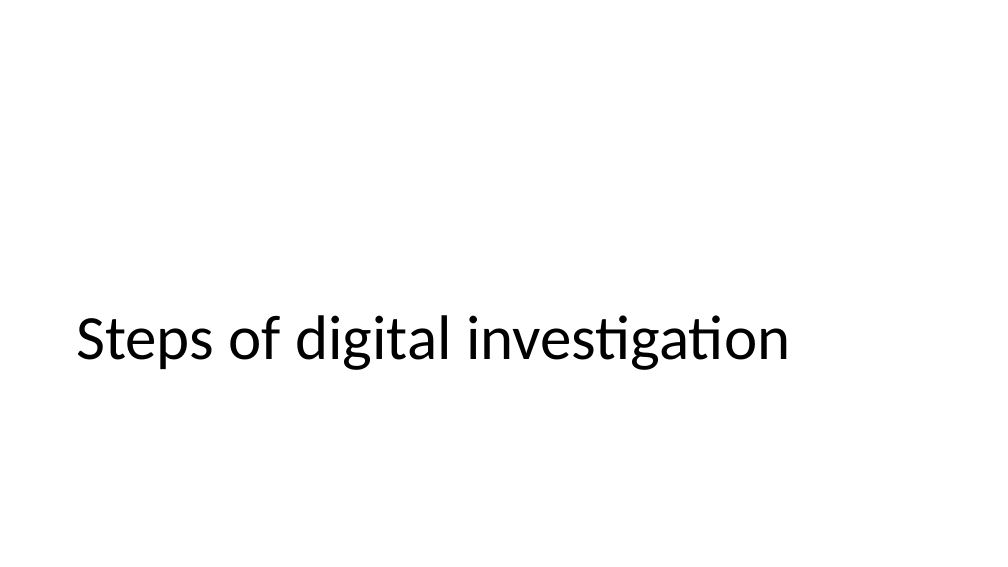
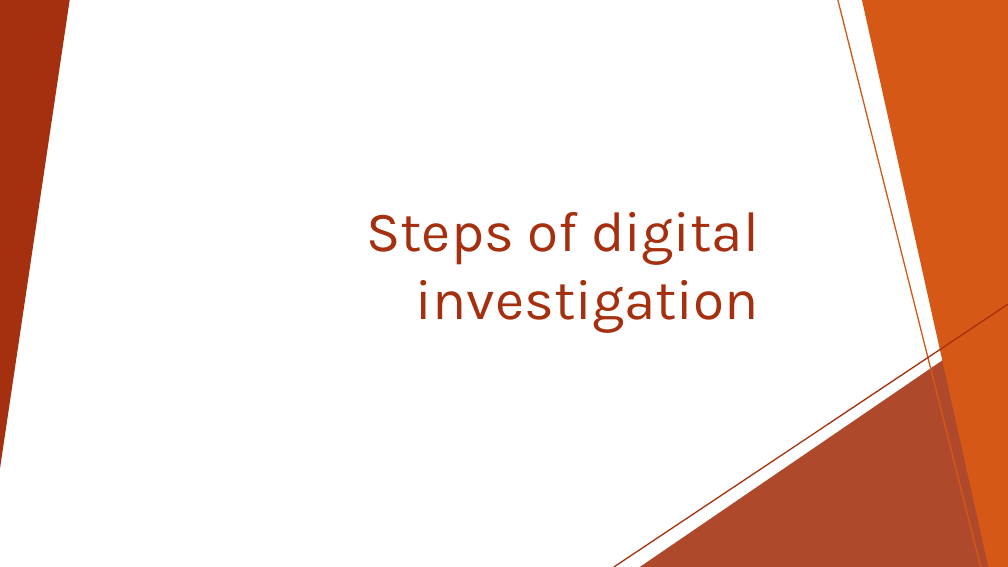
Before and after one commit to sajinshivdas/Digital-Forensics-Lab, a slide deck: slide 9 of Basic_Computer_Skills_for_Forensics/5_Introduction_to_digital_forensics.pptx. Drawn at 1008x567 pixels with LibreOffice and Linux fonts; fonts in the diff are those of the drawing; background and template pictures are left out. Boxes give left, top, right and bottom in pixels: in the first picture for what was removed or moved away, otherwise in the second. Text is boxed around its words. In the diff, an @@ line names an element or a change of style, - is before the commit and + after.

Commit message:
update
Digital forensics

```diff
--- a/Basic_Computer_Skills_for_Forensics/5_Introduction_to_digital_forensics.pptx
+++ b/Basic_Computer_Skills_for_Forensics/5_Introduction_to_digital_forensics.pptx
@@ group added at box(0, 0, 1008, 567): 5 freeform shapes, 3 triangles, 2 lines @@
@@ rectangle added at box(0, 0, 1008, 567), fill #FFFFFF @@
@@ triangle added at box(0, 0, 70, 469), fill #A5300F @@
@@ line added from (838, 0) to (981, 567), #D55816 1.25 pt @@
@@ freeform shape added at box(862, 0, 1008, 567), fill #D55816 @@
@@ title "Steps of digital investigation": place and size @@
-title "Steps of digital investigation" at box(76, 315, 790, 370)
+title "Steps of digital investigation" at box(366, 212, 759, 333)
@@ title "Steps of digital investigation" at box(366, 212, 759, 333): size 60 to 54 pt, font Calibri to Karla, text colour #000000 to #A5300F; alignment left to right; line spacing 0.9 to 1 @@
@@ line added from (1008, 305) to (614, 567), #A5300F 1.25 pt @@
@@ triangle added at box(640, 316, 1008, 567), fill #A5300F at 88% opacity @@
@@ group added at box(0, 0, 1008, 567): 5 freeform shapes, 3 triangles @@
```
Also in this commit, not shown: 32 other slides changed.
